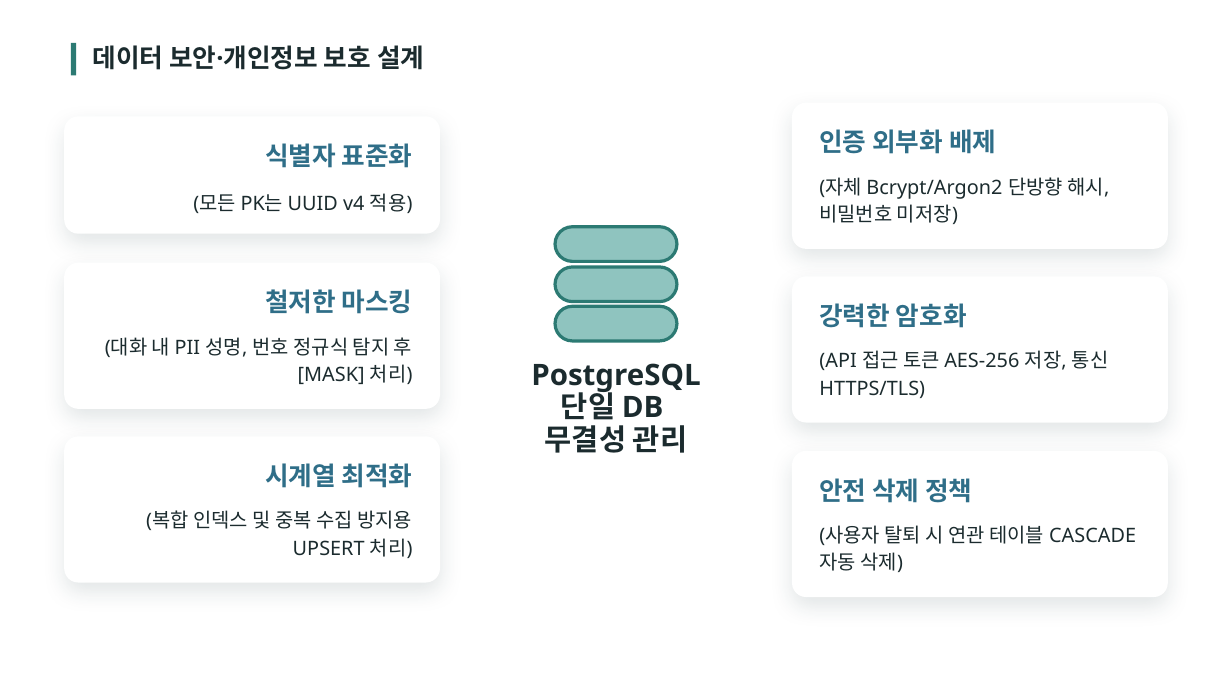
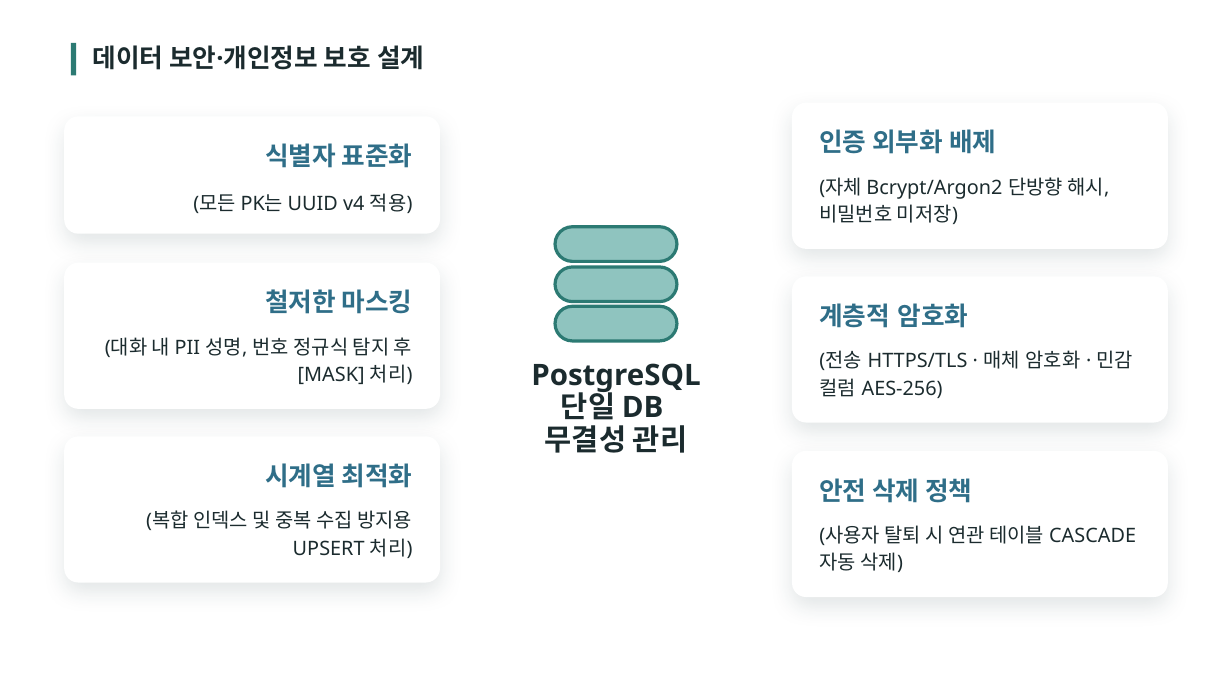
Before and after one commit to 2026-SMHRD-KDT-HealthCare-5/lisn, a slide deck: slide 13 of Documents/프로젝트_기획서_발표자료_귀기울임.pptx. Drawn at 1232x693 pixels with LibreOffice and Linux fonts; fonts in the diff are those of the drawing. Boxes give left, top, right and bottom in pixels: in the first picture for what was removed or moved away, otherwise in the second. Text is boxed around its words. In the diff, an @@ line names an element or a change of style, - is before the commit and + after.

```diff
--- a/Documents/프로젝트_기획서_발표자료_귀기울임.pptx
+++ b/Documents/프로젝트_기획서_발표자료_귀기울임.pptx
@@ text at (819,303,968,328): text changed @@
-강력한 암호화
+계층적 암호화
@@ text at (819,350,1134,398): text changed @@
-(API 접근 토큰 AES-256 저장, 통신 HTTPS/TLS)
+(전송 HTTPS/TLS · 매체 암호화 · 민감 컬럼 AES-256)
```
Also in this commit, not shown: 1 other slide changed, 18 other files.
